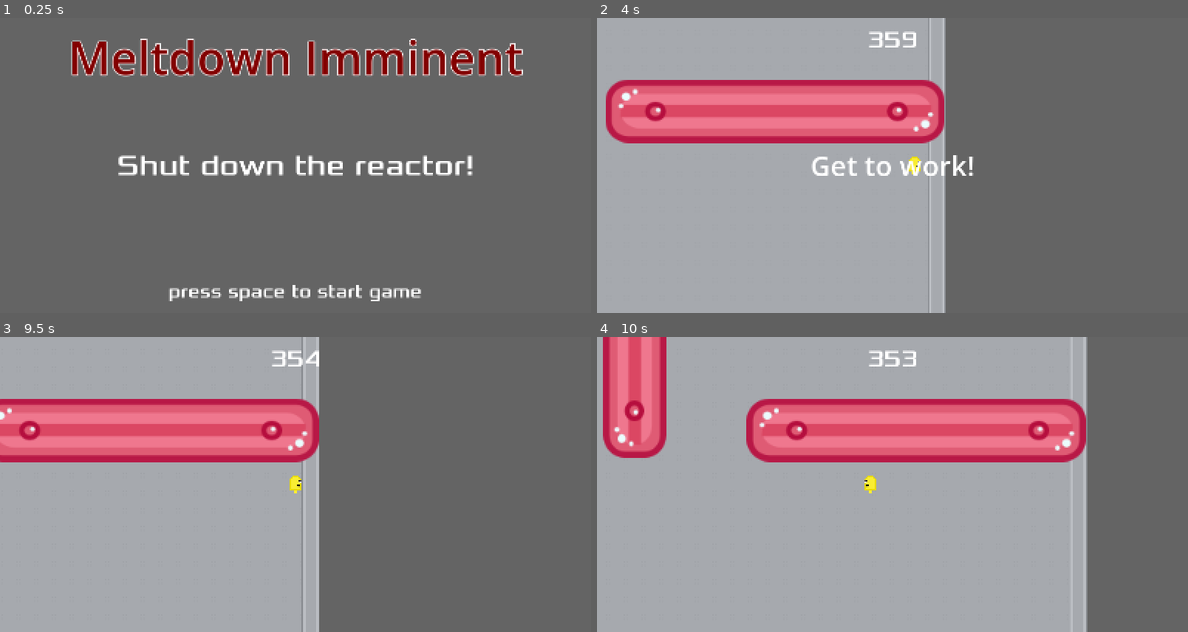
Above: before the commit, frames 1-4 (two rows, left to right).
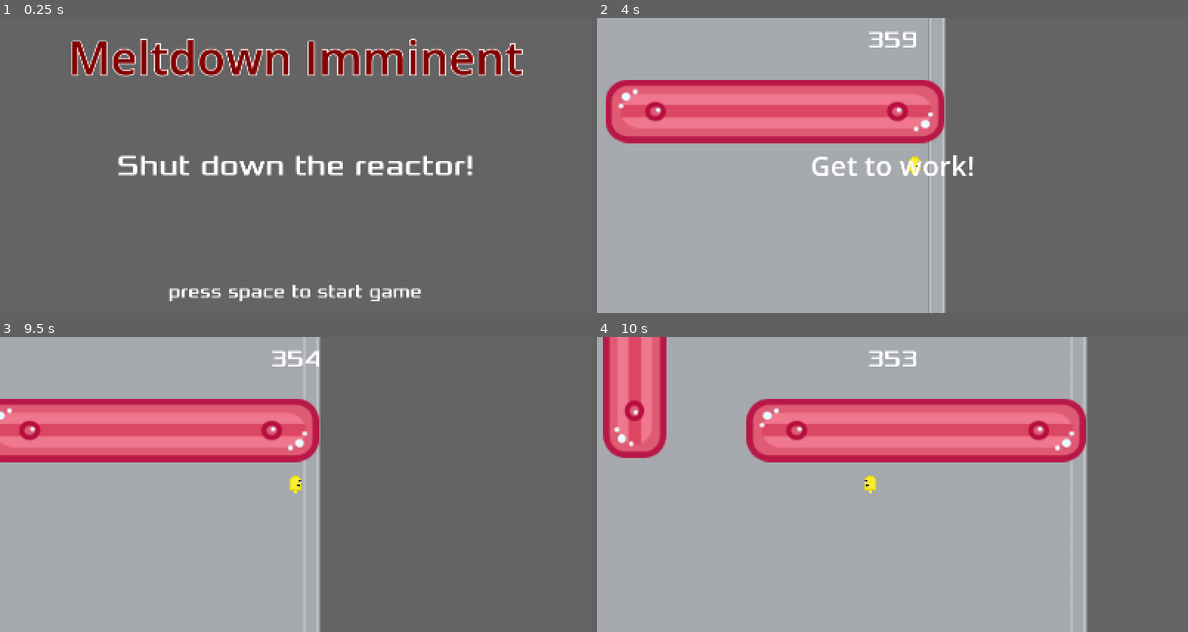
Above: after the commit, the same moments.

Repository: zabuuq/imminent-meltdown
Game: Godot game, scene res://scenes/start_screen.tscn
Same seed, same stepped clock (60 frames per second), same inputs: the game is played once before the commit and once after it.
Inputs:
- Up to frame 1 (0.25 s): no input
- Up to frame 2 (4 s): tap Space (start_game) at 0.5, 0.6, 1.35, 2.1, 2.85, 3.6 s; hold Right (move_right) 0.53-2.03 s; tap Enter (ui_accept) at 0.77, 1.52, 3.02, 3.77 s; hold Left (move_left) 2.03-2.78 s; hold Right (move_right) from 2.78 s (still down)
- Up to frame 3 (9.5 s): release Right (move_right) at 4.28 s; hold Left (move_left) 4.28-5.03 s; tap Space (start_game) every 0.75 s from 4.35 to 8.85 s; tap Enter (ui_accept) at 4.52, 6.02, 6.77, 7.52, 9.02 s; hold Right (move_right) 5.03-5.78 s; hold Left (move_left) 5.78-7.28 s; hold Right (move_right) from 7.28 s (still down)
- Up to frame 4 (10 s): release Right (move_right) at 9.53 s; hold Left (move_left) from 9.53 s (still down); tap Space (start_game) at 9.6 s; tap Enter (ui_accept) at 9.77 s

Frames 1-2 are identical in both runs. In frame 3, 0.4% of the frame differs, in the area x 51-55%, y 0-100%; in frame 4, less than 0.1%.

Commit message:
Remove outer wall scene

Diff:
--- a/scenes/main.tscn
+++ b/scenes/main.tscn
@@ -9,7 +9,6 @@
 [ext_resource type="AudioStream" uid="uid://oaf4pffgxg" path="res://audio/Orff - O Fortuna - Carmina Burana.mp3" id="4_lquwl"]
 [ext_resource type="PackedScene" uid="uid://bhww0307ehc4v" path="res://scenes/LongRedWall.tscn" id="8_5vw27"]
 [ext_resource type="PackedScene" uid="uid://cmovg2v1xook5" path="res://scenes/ball.tscn" id="9_kek77"]
-[ext_resource type="PackedScene" uid="uid://diegutkindvm7" path="res://scenes/outer_walls.tscn" id="11_ya4ey"]
 
 [sub_resource type="TileSetAtlasSource" id="TileSetAtlasSource_5vw27"]
 texture = ExtResource("3_272bh")
@@ -1637,7 +1636,7 @@
 
 [node name="Music" type="AudioStreamPlayer" parent="." unique_id=188113294]
 stream = ExtResource("4_lquwl")
-volume_db = -20.0
+volume_db = -80.0
 parameters/looping = true
 
 [node name="RWMobPath" type="Path2D" parent="." unique_id=644954499]
@@ -1665,8 +1664,6 @@
 
 [node name="Ball4" parent="." unique_id=1752073041 instance=ExtResource("9_kek77")]
 position = Vector2(928, 392)
-
-[node name="OuterWalls" parent="." unique_id=113394613 instance=ExtResource("11_ya4ey")]
 
 [node name="LongRedWall3" parent="." unique_id=2128108953 instance=ExtResource("8_5vw27")]
 position = Vector2(1208, 151)
--- a/scenes/outer_walls.gd
+++ /dev/null
@@ -1,11 +0,0 @@
-extends Node2D
-
-
-# Called when the node enters the scene tree for the first time.
-func _ready() -> void:
-	pass # Replace with function body.
-
-
-# Called every frame. 'delta' is the elapsed time since the previous frame.
-func _process(delta: float) -> void:
-	pass
--- a/scenes/outer_walls.tscn
+++ /dev/null
@@ -1,45 +0,0 @@
-[gd_scene format=3 uid="uid://diegutkindvm7"]
-
-[sub_resource type="GDScript" id="GDScript_idcti"]
-script/source = "extends Node2D
-
-
-# Called when the node enters the scene tree for the first time.
-func _ready():
-	add_to_group(\"wall\")
-
-
-# Called every frame. 'delta' is the elapsed time since the previous frame.
-func _process(_delta: float) -> void:
-	pass
-"
-
-[sub_resource type="PhysicsMaterial" id="PhysicsMaterial_idcti"]
-
-[sub_resource type="RectangleShape2D" id="RectangleShape2D_choun"]
-size = Vector2(1600, 20)
-
-[sub_resource type="RectangleShape2D" id="RectangleShape2D_ya4ey"]
-size = Vector2(20, 840)
-
-[node name="OuterWalls" type="Node2D" unique_id=113394613]
-script = SubResource("GDScript_idcti")
-
-[node name="OuterWallCollisions" type="StaticBody2D" parent="." unique_id=684419981]
-physics_material_override = SubResource("PhysicsMaterial_idcti")
-
-[node name="TopWallCollision" type="CollisionShape2D" parent="OuterWallCollisions" unique_id=1425356480]
-position = Vector2(800, -10)
-shape = SubResource("RectangleShape2D_choun")
-
-[node name="RightWallCollision" type="CollisionShape2D" parent="OuterWallCollisions" unique_id=1935268830]
-position = Vector2(1610, 400)
-shape = SubResource("RectangleShape2D_ya4ey")
-
-[node name="BottomWallCollision" type="CollisionShape2D" parent="OuterWallCollisions" unique_id=129213514]
-position = Vector2(800, 810)
-shape = SubResource("RectangleShape2D_choun")
-
-[node name="LeftWallCollision" type="CollisionShape2D" parent="OuterWallCollisions" unique_id=2119553288]
-position = Vector2(-10, 400)
-shape = SubResource("RectangleShape2D_ya4ey")
Not shown, removed: scenes/outer_walls.gd.uid
